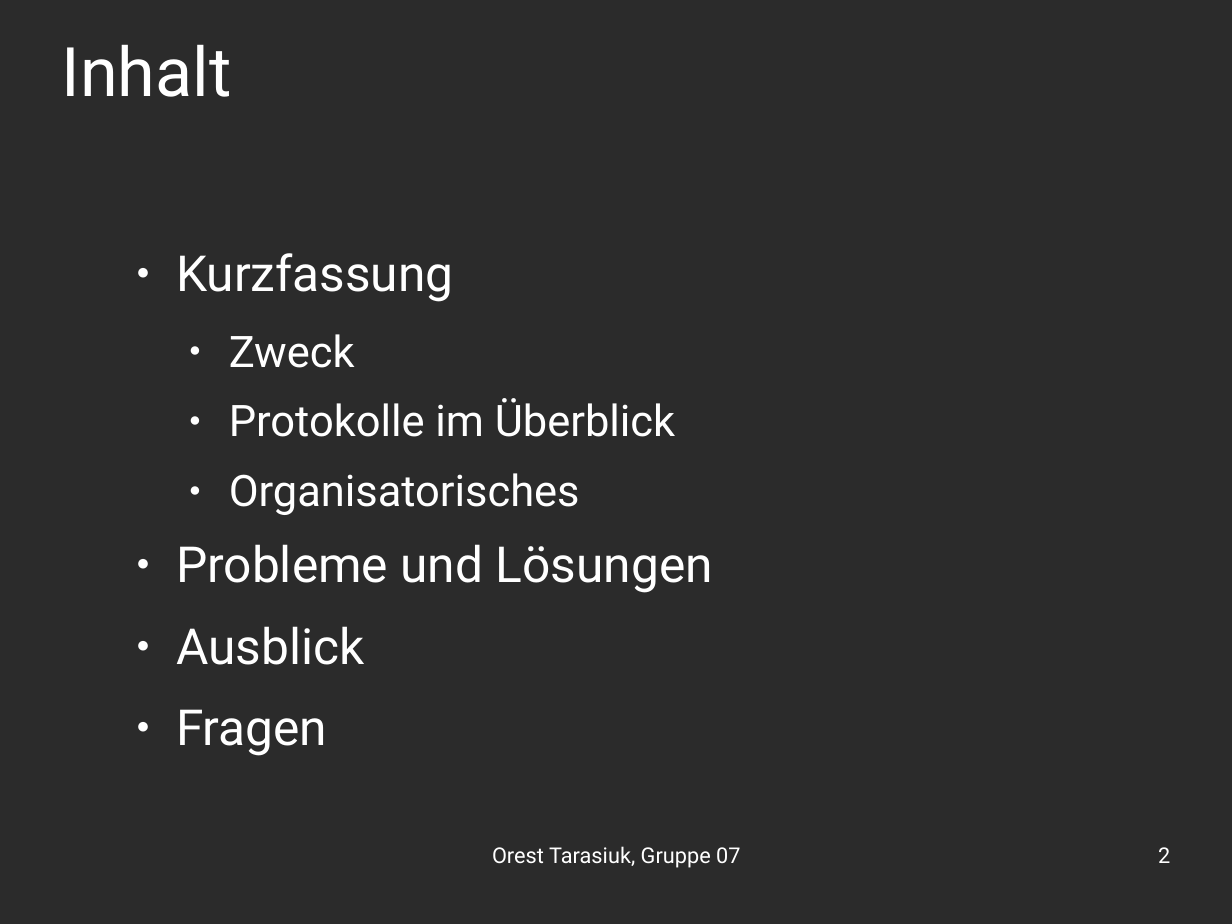
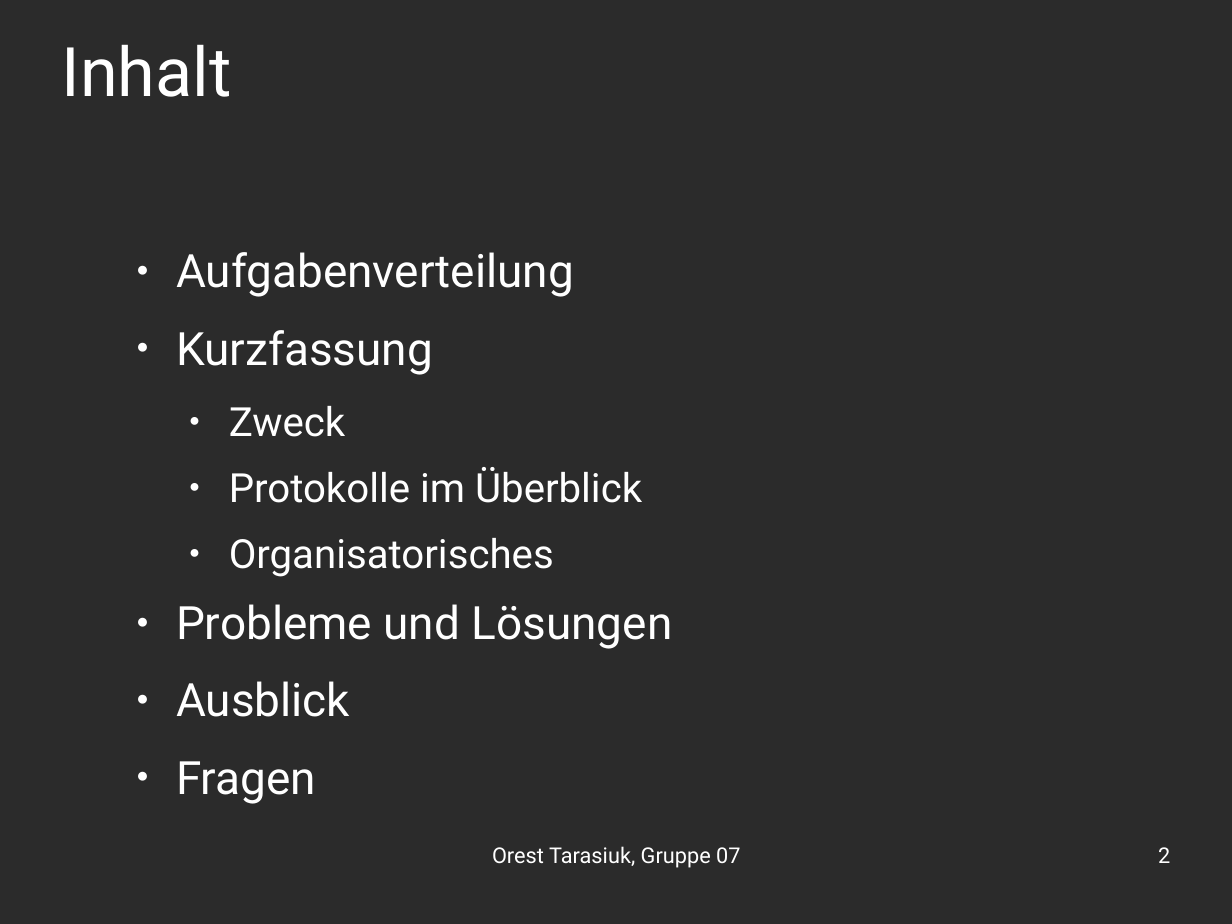
Before and after one commit to OrestTa/etip, a slide deck: slide 2 of Projekt1/Protokolle/verlauf1.odp. Drawn at 1232x924 pixels with LibreOffice and Linux fonts; fonts in the diff are those of the drawing; background and template pictures are left out; a plain dark background stands for a picture behind light text. Boxes give left, top, right and bottom in pixels: in the first picture for what was removed or moved away, otherwise in the second. Text is boxed around its words. In the diff, an @@ line names an element or a change of style, - is before the commit and + after.

```diff
--- a/Projekt1/Protokolle/verlauf1.odp
+++ b/Projekt1/Protokolle/verlauf1.odp
@@ text at box(176, 252, 574, 297): paragraph added @@
+● Aufgabenverteilung
@@ text at box(176, 330, 673, 717): size 32 to 29.6 pt in "Kurzfassung", "Probleme und Lösungen", "Ausblick", "Fragen"; size 28 to 25.9 pt in "Zweck", "Protokolle im Überblick", "Organisatorisches" @@
```
Also in this commit, not shown: 2 other slides changed, 1 slide added, 1 other file.
